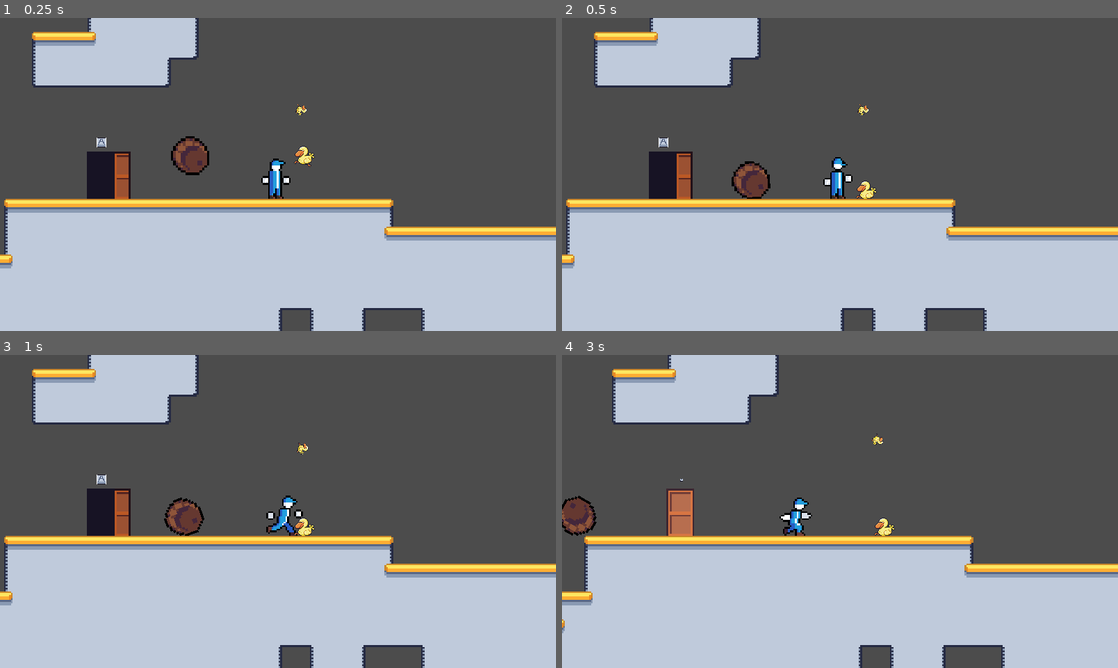
Above: before the commit, frames 1-4 (two rows, left to right).
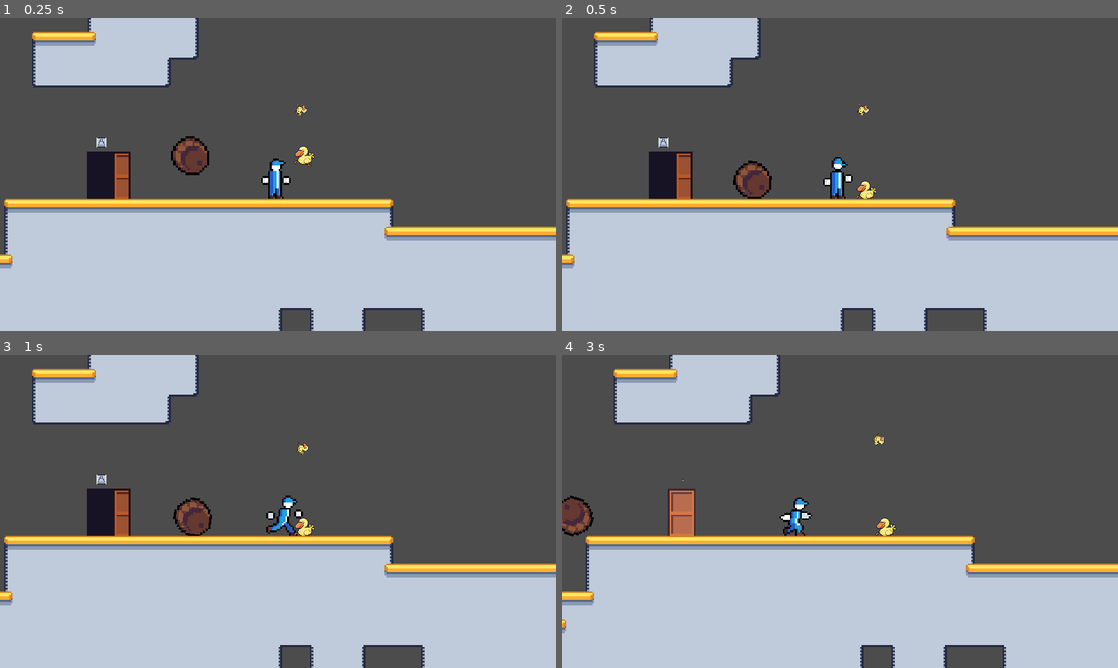
Above: after the commit, the same moments.

Repository: Poogni/game
Game: Godot game, scene res://main.tscn
The game is run twice, just before and just after one commit, with the same random seed, the same clock (stepped at 60 frames per second) and the same inputs. The engine's default icon, where the game draws it, is replaced by a stand-in: a white triangle on a blue panel in a dark square.
Inputs:
- Up to frame 1 (0.25 s): no input
- Up to frame 2 (0.5 s): no input
- Up to frame 3 (1 s): tap Enter (ui_accept) at 0.5, 0.77 s; hold Right (ui_right) from 0.53 s (still down); tap B (Tp, bound only after the commit) at 0.6 s
- Up to frame 4 (3 s): tap B (Tp, bound only after the commit) at 1.35, 2.1, 2.85 s; tap Enter (ui_accept) at 1.52 s; release Right (ui_right) at 2.03 s; hold Left (ui_left) 2.03-2.78 s; hold Right (ui_right) from 2.78 s (still down)

Frame 1 is identical in both runs. In frame 2, 0.3% of the frame differs, in the area x 30-38%, y 45-58%; in frame 3, 0.7%; in frame 4, 1.5%, in the area x 0-80%, y 0-100%.

Commit message:
signal emission testing

Diff:
--- a/KinematicBody2D.gd
+++ b/KinematicBody2D.gd
@@ -102,3 +102,11 @@
 	print("Entered")
 
 	pass # Replace with function body.
+
+
+func _on_portal_tped(tplocation):
+
+
+
+	print("Tping")
+	print(tplocation)
--- a/main.tscn
+++ b/main.tscn
@@ -371,4 +371,5 @@
 format = 1
 tile_data = PoolIntArray( 262142, 0, 65537, 262143, 0, 65539, 327677, 0, 65537, 327678, 0, 65541, 327679, 0, 131075, 39 …(6213 unchanged characters)…
 
+[connection signal="tped" from="YSort/portal" to="YSort/Player" method="_on_portal_tped"]
 [connection signal="body_entered" from="Area2D" to="YSort/Player" method="_on_Area2D_body_entered"]
--- a/portal.gd
+++ b/portal.gd
@@ -10,20 +10,16 @@
 
 
 func _physics_process(delta):
-	print(open)
 	if $promptzone.isin == true and open == 1 :
 		if Input.is_action_just_pressed("ui_accept"):
 			$Sprite.set_frame(0)
 			open -= 1
-
-		else:
-			pass
 	elif $promptzone.isin == true and open == 0:
 		if Input.is_action_just_pressed("ui_accept"):
 			$Sprite.set_frame(1)
 			open += 1
-		else:
-			pass
+	elif $promptzone.isin == true and open == 0:
+		if Input.is_action_just_pressed("Tp"):
+			emit_signal("tped",location)
 	elif $promptzone.isin == false:
 		pass
-		print(" Not Interactable ")
--- a/project.godot
+++ b/project.godot
@@ -61,6 +61,14 @@
 "svg/scale": 1.0
 }
 
+[input]
+
+Tp={
+"deadzone": 0.5,
+"events": [ Object(InputEventKey,"resource_local_to_scene":false,"resource_name":"","device":0,"alt":false,"shift":false,"control":false,"meta":false,"command":false,"pressed":false,"scancode":66,"physical_scancode":0,"unicode":0,"echo":false,"script":null)
+ ]
+}
+
 [physics]
 
 common/enable_pause_aware_picking=true
